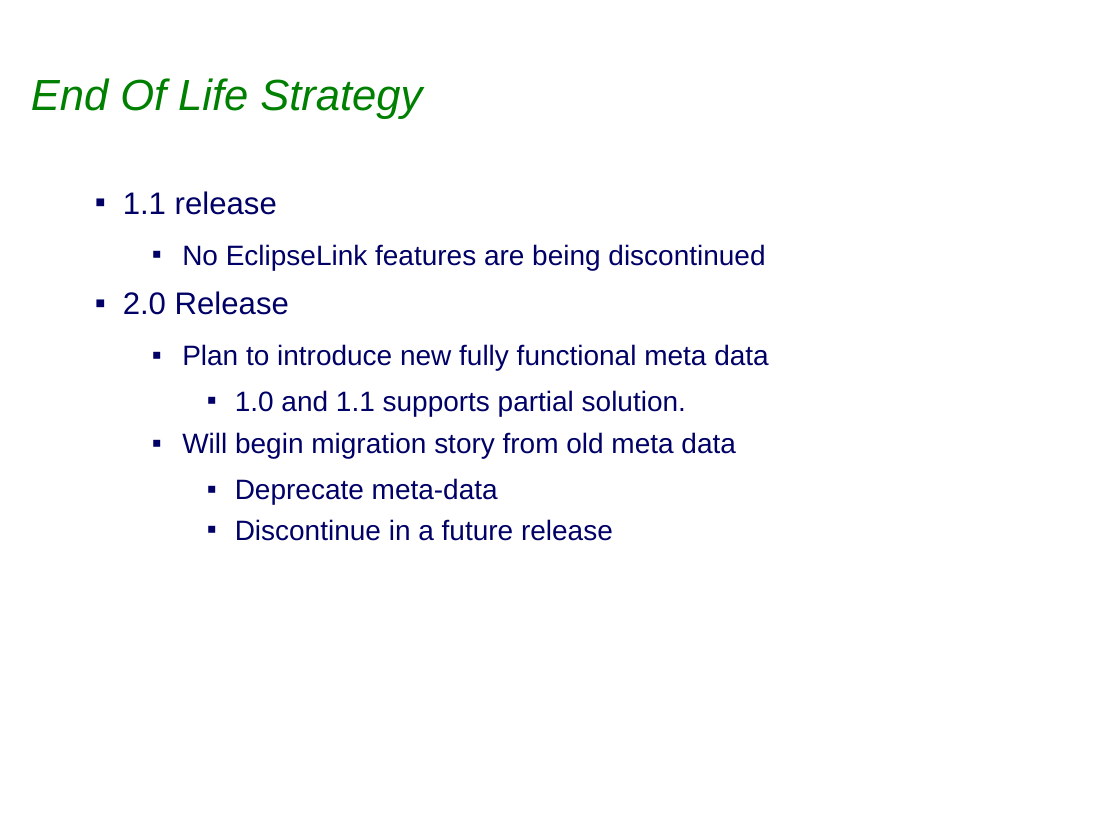
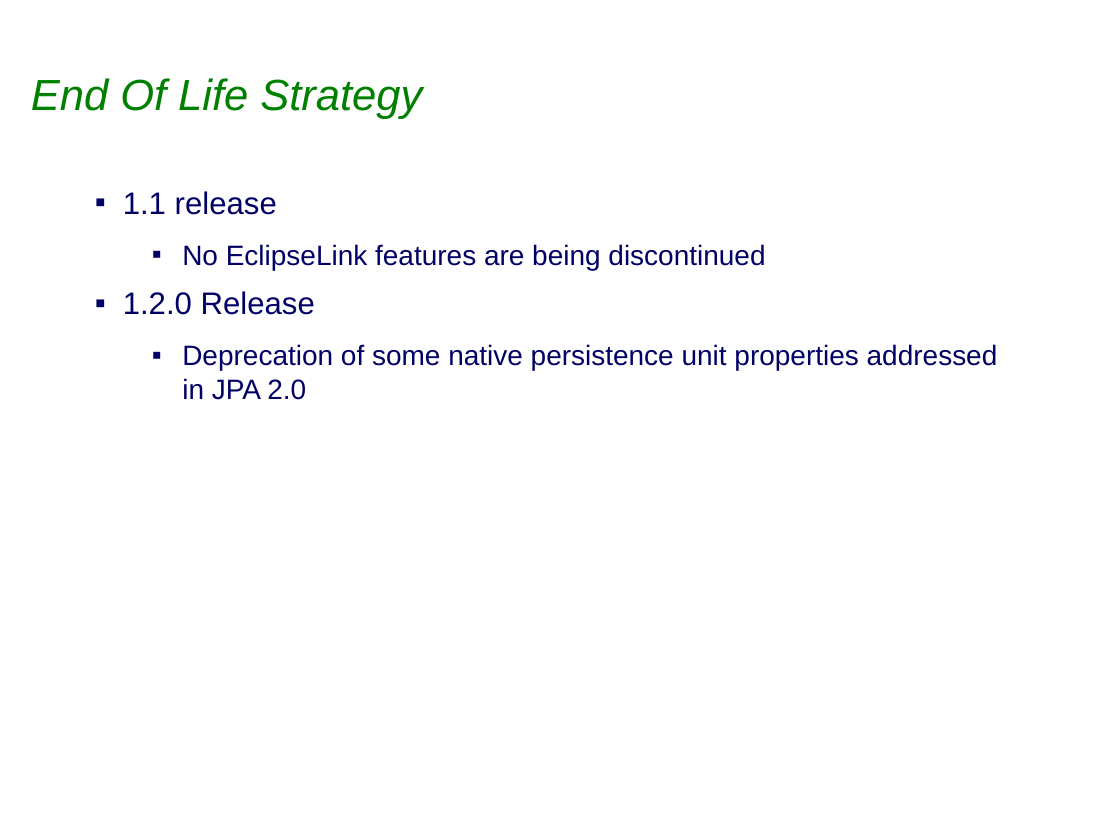
Before and after one commit to eclipse-ee4j/eclipselink, a slide deck: slide 14 of project-admin/Eclipselink_1.2.0_Release_Review.ppt (slide 15 before the commit). Drawn at 1120x840 pixels with LibreOffice and Linux fonts; fonts in the diff are those of the drawing; background and template pictures are left out. Boxes give left, top, right and bottom in pixels: in the first picture for what was removed or moved away, otherwise in the second. Text is boxed around its words. In the diff, an @@ line names an element or a change of style, - is before the commit and + after.

Commit message:
Final draft of release review slides for 1.2.0 added to trunk

```diff
--- a/project-admin/Eclipselink_1.2.0_Release_Review.ppt
+++ b/project-admin/Eclipselink_1.2.0_Release_Review.ppt
@@ text at box(123, 291, 998, 400): text changed @@
-▪ 2.0 Release
-  ▪ Plan to introduce new fully functional meta data
-    ▪ 1.0 and 1.1 supports partial solution.
-  ▪ Will begin migration story from old meta data
-    ▪ Deprecate meta-data
-    ▪ Discontinue in a future release
+▪ 1.2.0 Release
+  ▪ Deprecation of some native persistence unit properties addressed in JPA 2.0
```
Also in this commit, not shown: 9 other slides changed, 1 slide removed.
